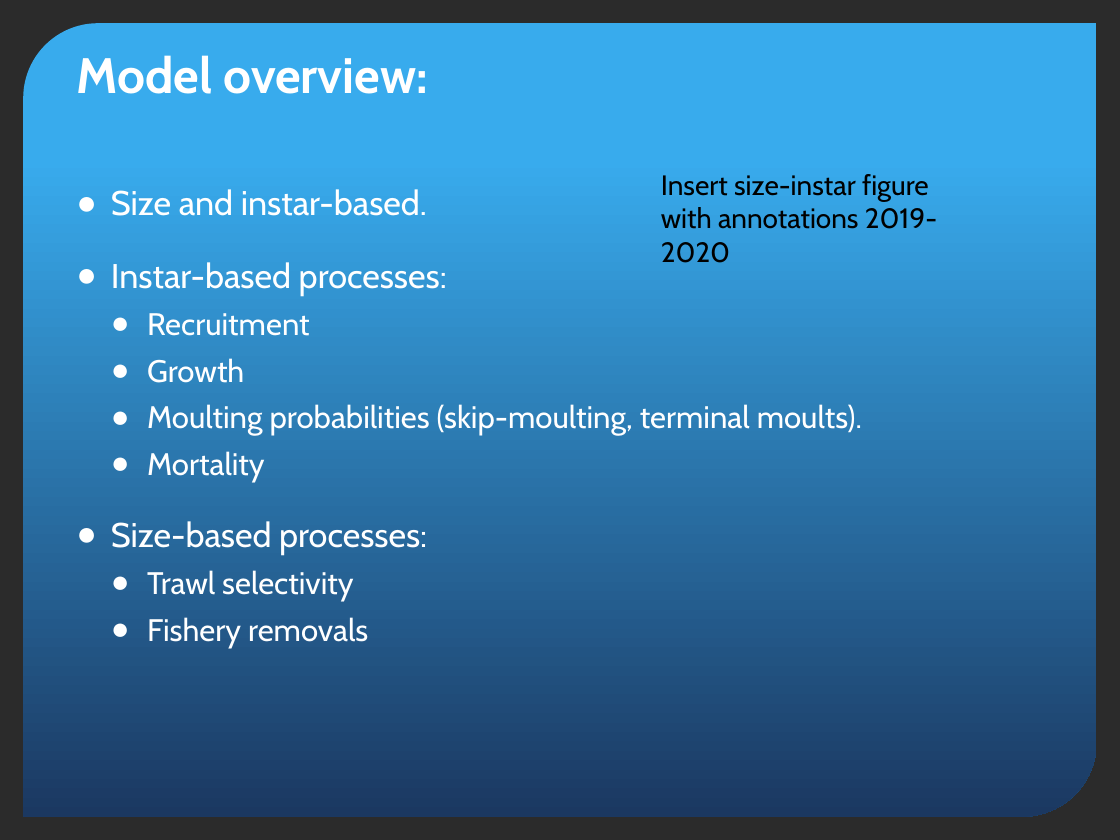
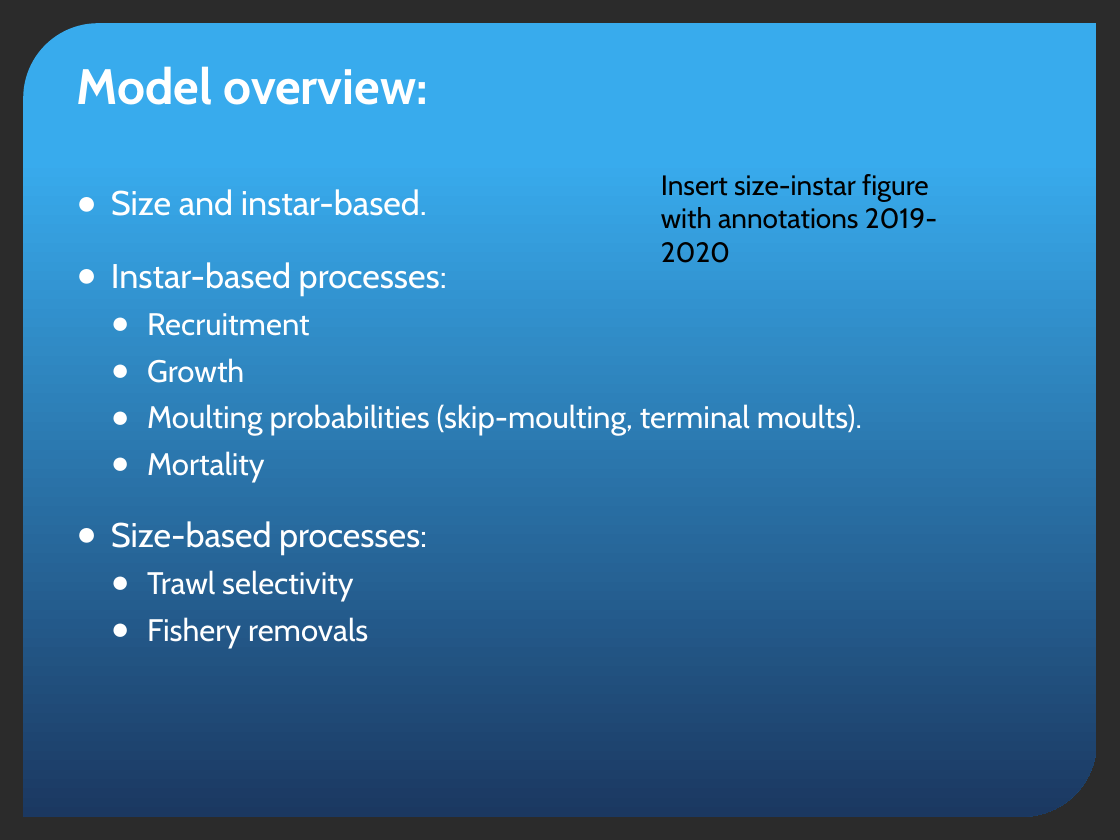
Before and after one commit to TobieSurette/snow-crab-population-dynamics, a slide deck: slide 4 of snow crab/Population Model.pptx. Drawn at 1120x840 pixels with LibreOffice and Linux fonts; fonts in the diff are those of the drawing; background and template pictures are left out; a plain dark background stands for a picture behind light text. Boxes give left, top, right and bottom in pixels: in the first picture for what was removed or moved away, otherwise in the second. Text is boxed around its words. In the diff, an @@ line names an element or a change of style, - is before the commit and + after.

Commit message:
Developping male model

```diff
--- a/snow crab/Population Model.pptx
+++ b/snow crab/Population Model.pptx
@@ title "Model overview:" moved from (x1=76, y1=55, x2=427, y2=94) to (x1=76, y1=66, x2=427, y2=105) @@
```
Also in this commit, not shown: 7 other slides changed, 6 slides added, 5 slides removed, 15 other files.
